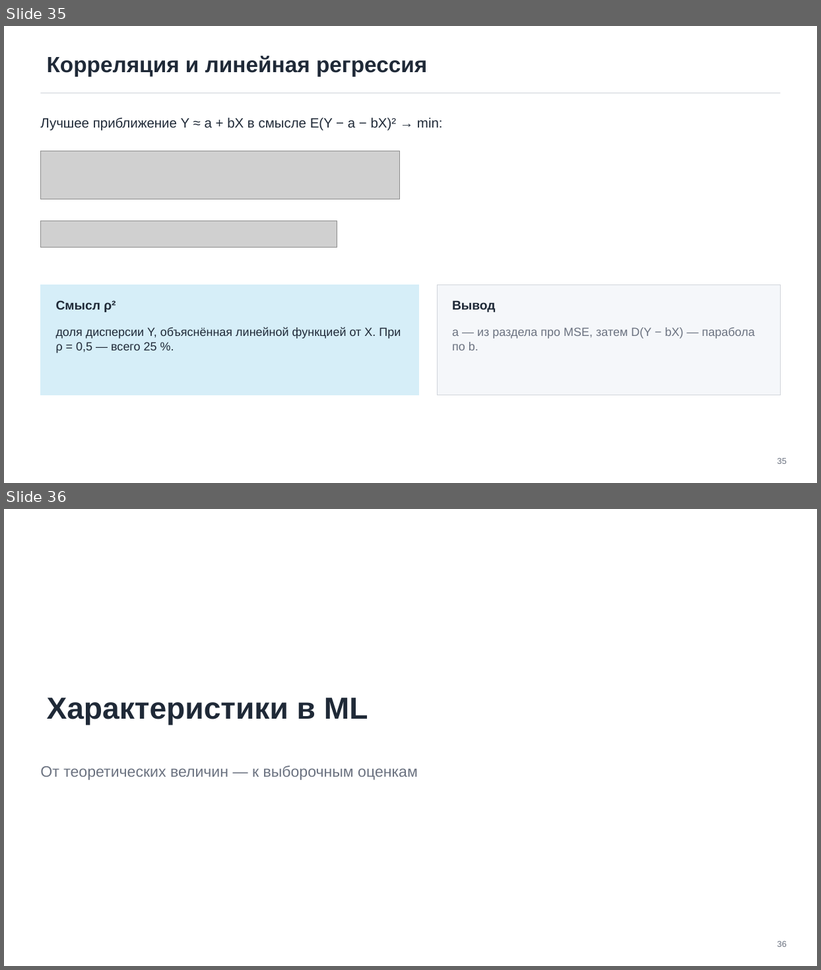
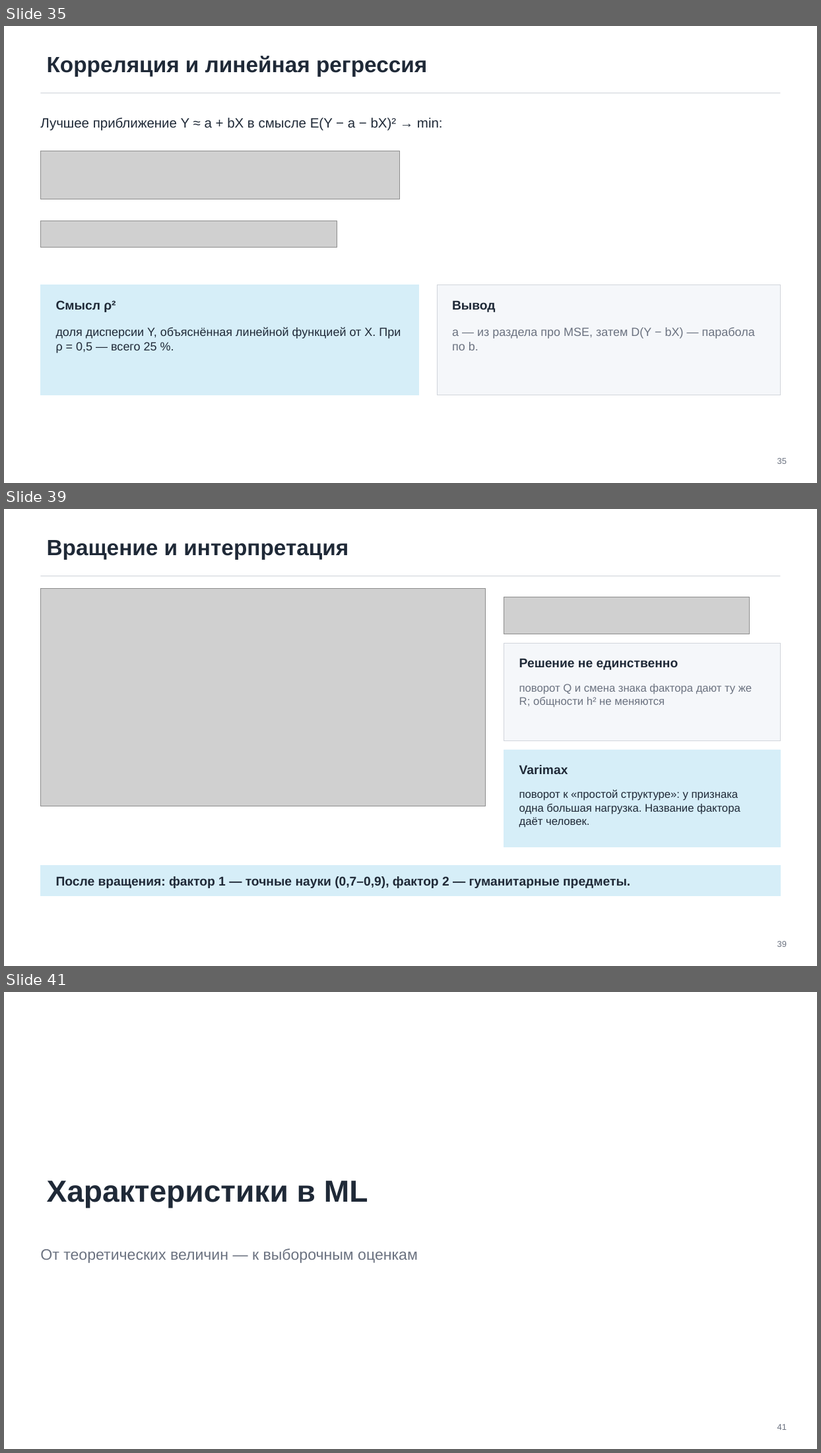
Before and after one commit to TheTonyPub/probability-theory-2026, a slide deck: lectures/04_expectation-variance-itmo.pptx. Shown one above the other, each under a label of ours: slides 35 and 36 before the commit, slides 35, 39 and 41 after it; the slides between them are not shown. The pictures are 821x970 and 821x1453 pixels, drawn with LibreOffice and Linux fonts; fonts in the diff are those of the drawing; grey boxes stand for pictures. Boxes give left, top, right and bottom in pixels: in the first picture for what was removed or moved away, otherwise in the second. Text is boxed around its words. In the diff, an @@ line names an element or a change of style, - is before the commit and + after.

```diff
--- a/lectures/04_expectation-variance-itmo.pptx
+++ b/lectures/04_expectation-variance-itmo.pptx
@@ slide 39 added at (4, 509, 817, 966), background #FFFFFF; not listed: 1 template element that a slide beside it also shows @@
@@ title added at (47, 540, 349, 559), 26 pt, text #1F2937, bold @@
+Вращение и интерпретация
@@ picture added at (40, 588, 486, 806) @@
@@ picture added at (504, 597, 750, 634) @@
@@ rectangle added at (504, 643, 781, 741), fill #F5F7FA, outline #D1D5DB 0.5 pt @@
@@ text added at (519, 658, 679, 670), 15 pt, text #1F2937, bold @@
+Решение не единственно
@@ text added at (519, 684, 752, 708), 13 pt, text #6B7280 @@
+поворот Q и смена знака фактора дают ту же R; общности h² не меняются
@@ rectangle added at (504, 750, 781, 848), fill #D6EEF8, outline #D6EEF8 0.5 pt @@
@@ text added at (519, 765, 568, 774), 15 pt, text #1F2937, bold @@
+Varimax
@@ text added at (519, 789, 741, 828), 13 pt, text #1F2937 @@
+поворот к «простой структуре»: у признака одна большая нагрузка. Название фактора даёт человек.
@@ rectangle added at (40, 866, 781, 896), fill #D6EEF8, outline #D6EEF8 0.5 pt @@
@@ text added at (56, 877, 630, 889), 15 pt, text #1F2937, bold @@
+После вращения: фактор 1 — точные науки (0,7–0,9), фактор 2 — гуманитарные предметы.
@@ page number added at (778, 941, 787, 947), 10 pt, text #6B7280 @@
+39
@@ what was slide 36 is now slide 41 @@
@@ page number at (778, 1424, 787, 1430): text changed @@
-36
+41
```
Also in this commit, not shown: 4 slides changed, 4 other slides added, 8 other files.
